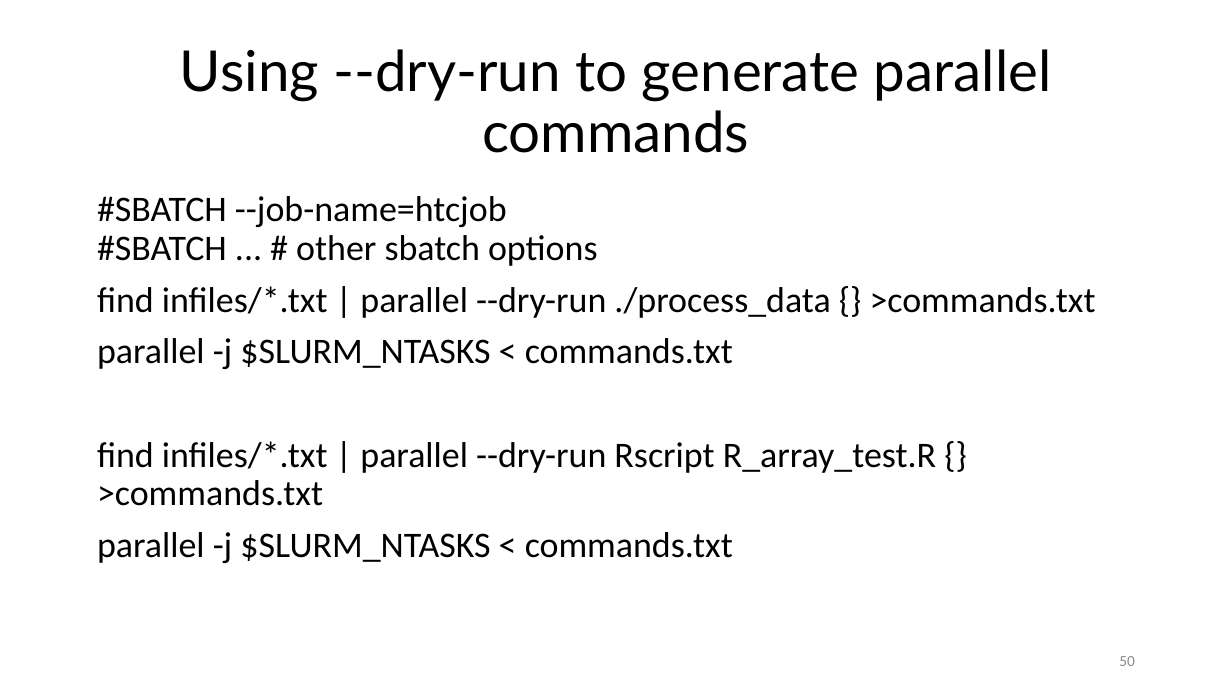
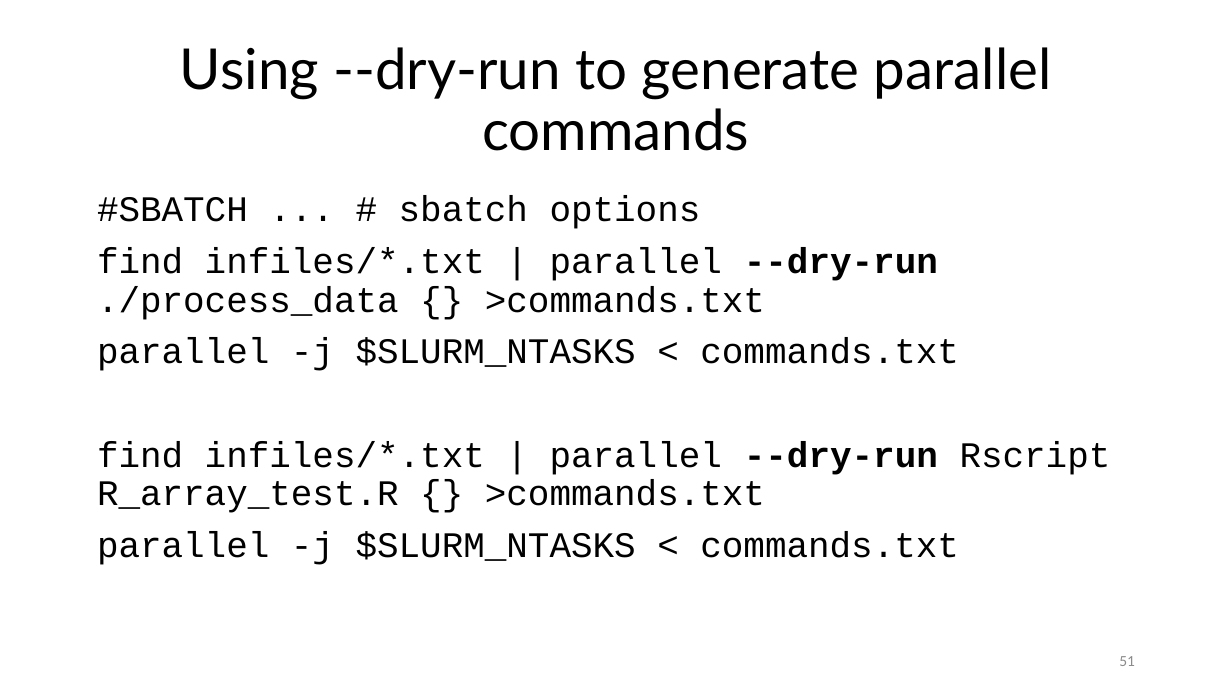
Before and after one commit to ketancmaheshwari/pearc24tut, a slide deck: slide 51 of gnu-parallel-tutorial.pptx (slide 50 before the commit). Drawn at 1232x693 pixels with LibreOffice and Linux fonts; fonts in the diff are those of the drawing. Boxes give left, top, right and bottom in pixels: in the first picture for what was removed or moved away, otherwise in the second. Text is boxed around its words. In the diff, an @@ line names an element or a change of style, - is before the commit and + after.

```diff
--- a/gnu-parallel-tutorial.pptx
+++ b/gnu-parallel-tutorial.pptx
@@ text at <box>97,196,701,229</box>: text changed; font Calibri to Courier New @@
-#SBATCH --job-name=htcjob
-#SBATCH ... # other sbatch options
+#SBATCH ... # sbatch options
@@ text at <box>97,247,1111,565</box>: font Calibri to Courier New in "find infiles/*.txt | parallel --dry-run ./process_data {} ...", "parallel -j $SLURM_NTASKS < commands.txt", "find infiles/*.txt | parallel --dry-run Rscript R_array_test ...", "parallel -j $SLURM_NTASKS < commands.txt"; bold on in "--dry-run", "--dry-run" @@
@@ page number at <box>1119,656,1135,666</box>: text changed @@
-50
+51
```
Also in this commit, not shown: 16 other slides changed, 2 slides added, 1 slide removed.
